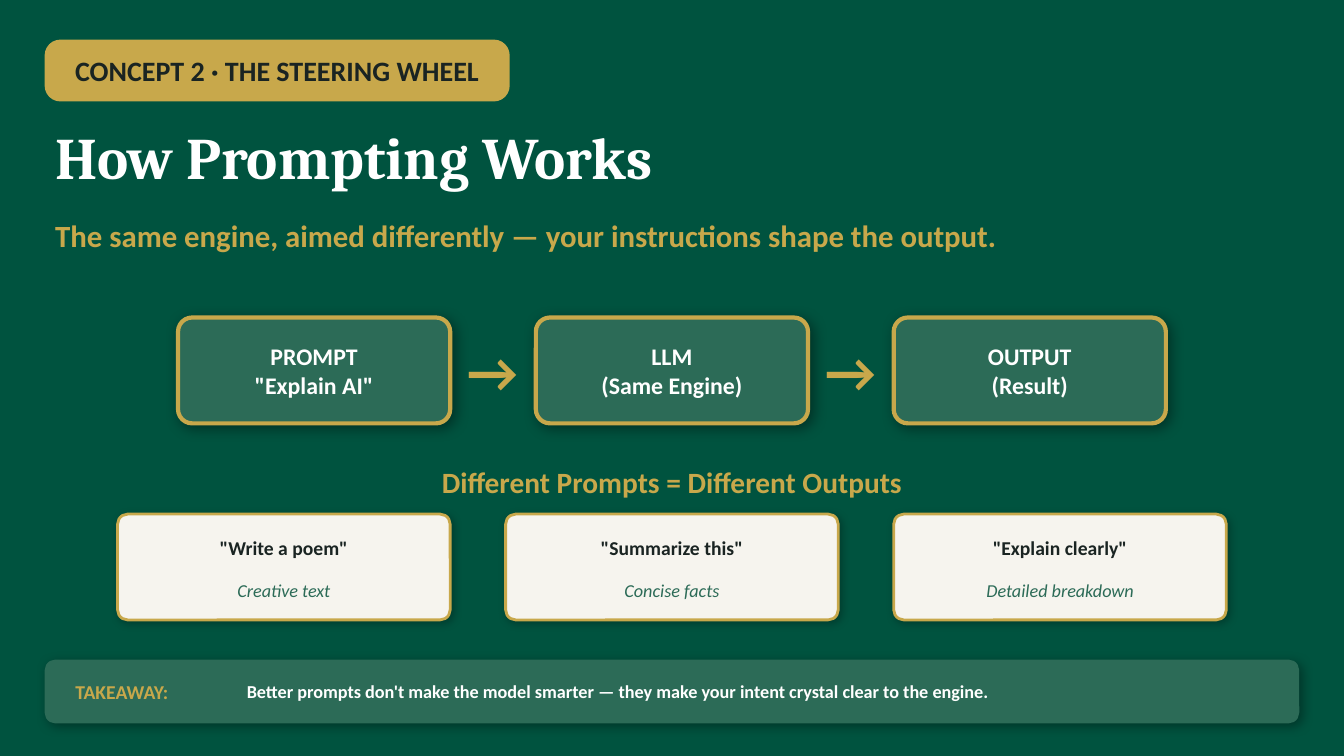
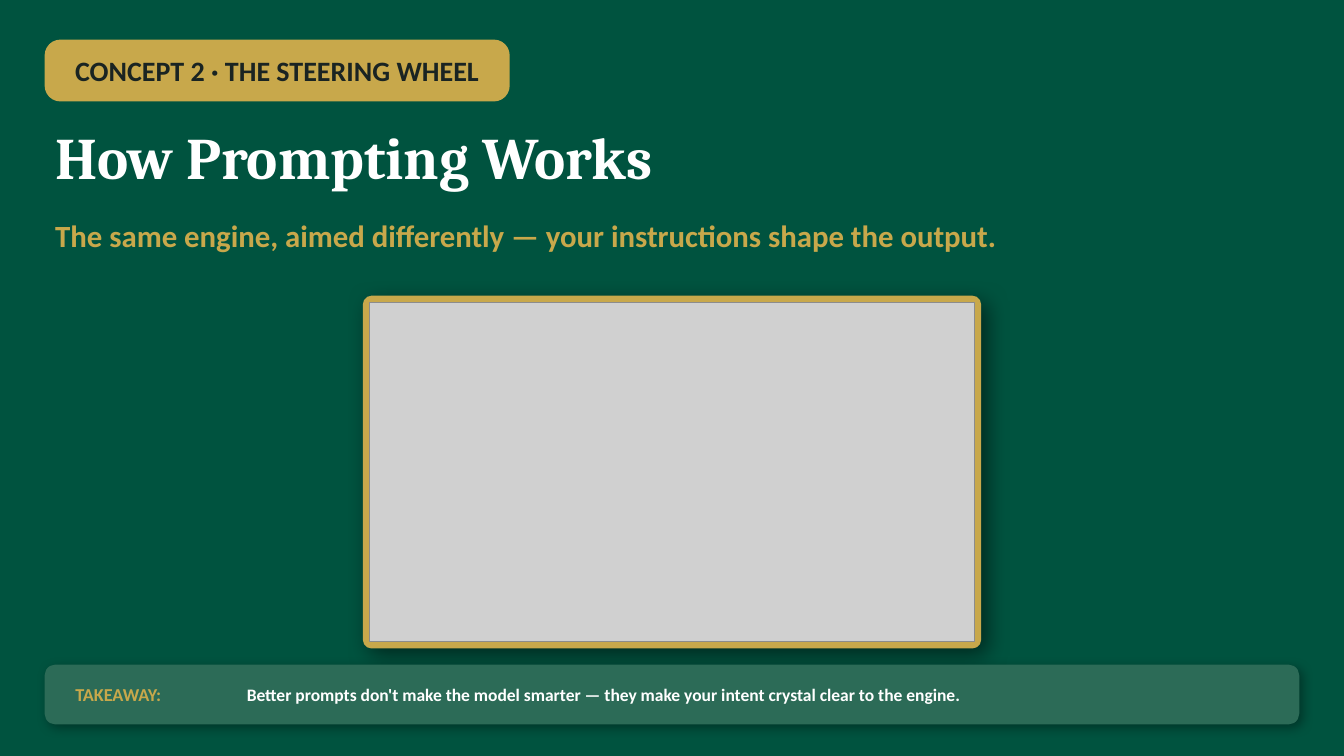
Before and after one commit to smagnacca/powerpoint-presentations-2026, a slide deck: slide 2 of LLM-Concepts-Slides-Enhanced.pptx. Drawn at 1344x756 pixels with LibreOffice and Linux fonts; fonts in the diff are those of the drawing; grey boxes stand for pictures. Boxes give left, top, right and bottom in pixels: in the first picture for what was removed or moved away, otherwise in the second. Text is boxed around its words. In the diff, an @@ line names an element or a change of style, - is before the commit and + after.

```diff
--- a/LLM-Concepts-Slides-Enhanced.pptx
+++ b/LLM-Concepts-Slides-Enhanced.pptx
@@ rounded rectangle: place and size @@
-rounded rectangle at bbox=[178, 318, 451, 423]
+rounded rectangle at bbox=[364, 296, 981, 648]
@@ rounded rectangle at bbox=[364, 296, 981, 648]: fill #2C6B57 to #C8A84B; outline #C8A84B 3 pt to #C8A84B 1 pt; shadow changed; proportions changed @@
@@ picture added at bbox=[370, 302, 975, 642] @@
@@ text removed at bbox=[451, 318, 536, 423] @@
-→
@@ rounded rectangle removed at bbox=[536, 318, 809, 423] @@
@@ text removed at bbox=[809, 318, 894, 423] @@
-→
@@ rounded rectangle removed at bbox=[894, 318, 1167, 423] @@
@@ text removed at bbox=[255, 349, 373, 398] @@
-PROMPT
-"Explain AI"
@@ text removed at bbox=[601, 349, 743, 398] @@
-LLM
-(Same Engine)
@@ text removed at bbox=[988, 349, 1071, 398] @@
-OUTPUT
-(Result)
@@ text removed at bbox=[442, 472, 901, 498] @@
-Different Prompts = Different Outputs
@@ rounded rectangle removed at bbox=[118, 514, 451, 620] @@
@@ rounded rectangle removed at bbox=[506, 514, 839, 620] @@
@@ rounded rectangle removed at bbox=[894, 514, 1227, 620] @@
@@ text removed at bbox=[220, 541, 348, 558] @@
-"Write a poem"
@@ text removed at bbox=[601, 541, 743, 555] @@
-"Summarize this"
@@ text removed at bbox=[993, 541, 1127, 558] @@
-"Explain clearly"
@@ text removed at bbox=[237, 584, 330, 597] @@
-Creative text
@@ text removed at bbox=[624, 584, 719, 599] @@
-Concise facts
@@ text removed at bbox=[986, 584, 1134, 597] @@
-Detailed breakdown
@@ rounded rectangle: place and size @@
-rounded rectangle at bbox=[45, 660, 1299, 723]
+rounded rectangle at bbox=[45, 665, 1299, 724]
@@ rounded rectangle at bbox=[45, 665, 1299, 724]: proportions changed @@
@@ text "TAKEAWAY:" at bbox=[75, 689, 161, 701]: size 14 to 13 pt @@
@@ text "Better prompts don't make the ..." at bbox=[247, 688, 960, 704]: size 13 to 12.5 pt @@
```
Also in this commit, not shown: 2 other slides changed, 4 other files.
